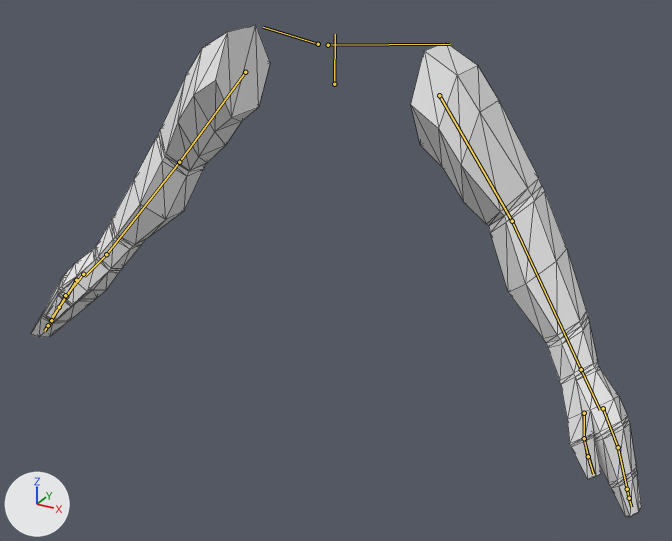
Renders of the glTF model Assets/Models/player/arm_rig_prop.glb from each side of a commit.
The view is the same before and after, from a 50 mm camera at (1.47, -2.66, 1.67) aimed at (0.05, -0.09, 0.38). Lighting does not change. The marker at lower left points along +X, +Y and +Z. The bones that bend it are drawn over the model as lines. Mesh edges are drawn as thin lines.

Objects in the first picture: 'arm_rig'.
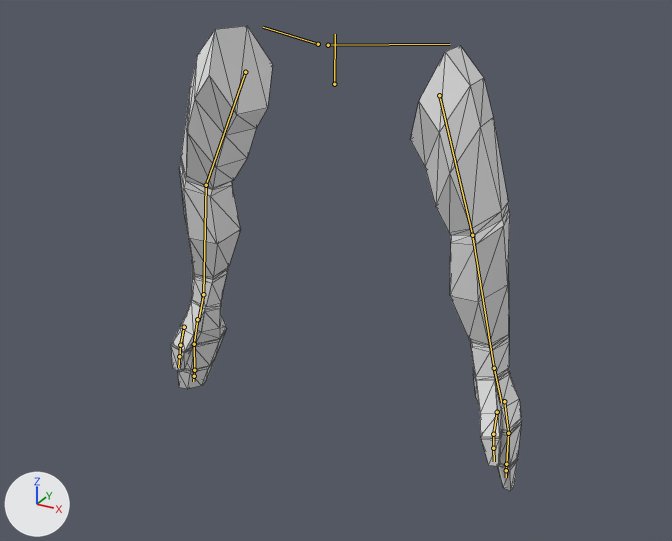
The newer file adds an action. The first version stands in its rest pose; the second is drawn at frame 13 of the action 'player_rig_idle'.

Scene script edits in JSON lines:
```json
{"block": "bone_upper_arm_l", "where": "bone_upper_arm_l = bpy.data.objects['metarig'].pose.bones['upper_arm.L']  # child of 'shoulder.L'"}
{"op": "set", "path": "bone_upper_arm_l.rotation_quaternion", "old": "(1.0, 0.0, 0.0, 0.0)", "new": "(0.985, -0.012, -0.079, -0.155)", "note": "degrees (0, 0, 0) -> degrees (0, -9, -18)"}
{"block": "bone_forearm_l", "where": "bone_forearm_l = bpy.data.objects['metarig'].pose.bones['forearm.L']  # child of 'upper_arm.L'"}
{"op": "set", "path": "bone_forearm_l.rotation_quaternion", "old": "(1.0, 0.0, 0.0, 0.0)", "new": "(0.974, -0.204, -0.087, -0.054)", "note": "degrees (0, 0, 0) -> degrees (-23, -11, -4)"}
{"block": "bone_hand_l", "where": "bone_hand_l = bpy.data.objects['metarig'].pose.bones['hand.L']  # child of 'forearm.L'"}
{"op": "set", "path": "bone_hand_l.rotation_quaternion", "old": "(1.0, 0.0, 0.0, 0.0)", "new": "(1.0, 0.008, -0.005, -0.005)", "note": "degrees (0, 0, 0) -> degrees (1, -1, -1)"}
{"block": "bone_upper_arm_r", "where": "bone_upper_arm_r = bpy.data.objects['metarig'].pose.bones['upper_arm.R']  # child of 'shoulder.R'"}
{"op": "set", "path": "bone_upper_arm_r.rotation_quaternion", "old": "(1.0, 0.0, 0.0, 0.0)", "new": "(0.985, -0.012, 0.079, 0.155)", "note": "degrees (0, 0, 0) -> degrees (0, 9, 18)"}
{"block": "bone_forearm_r", "where": "bone_forearm_r = bpy.data.objects['metarig'].pose.bones['forearm.R']  # child of 'upper_arm.R'"}
{"op": "set", "path": "bone_forearm_r.rotation_quaternion", "old": "(1.0, 0.0, 0.0, 0.0)", "new": "(0.974, -0.204, 0.087, 0.054)", "note": "degrees (0, 0, 0) -> degrees (-23, 11, 4)"}
```

Changed parts and their boxes (x1, y1, x2, y2) in the pictures (672 x 541 px):
```json
{"object": "arm_rig", "change": "posed", "before": [31, 25, 642, 517], "after": [171, 26, 522, 491], "on screen": "42% narrower"}
{"bone": "upper_arm.L", "before": "(439, 95) to (512, 221)", "after": "(439, 95) to (472, 235)"}
{"bone": "forearm.L", "before": "(512, 221) to (581, 369)", "after": "(472, 235) to (494, 368)"}
{"bone": "hand.L", "before": "(581, 369) to (600, 410)", "after": "(494, 368) to (501, 402)"}
{"bone": "upper_arm.R", "before": "(245, 72) to (179, 162)", "after": "(245, 72) to (206, 185)"}
{"bone": "forearm.R", "before": "(179, 162) to (106, 254)", "after": "(206, 185) to (203, 294)"}
```
